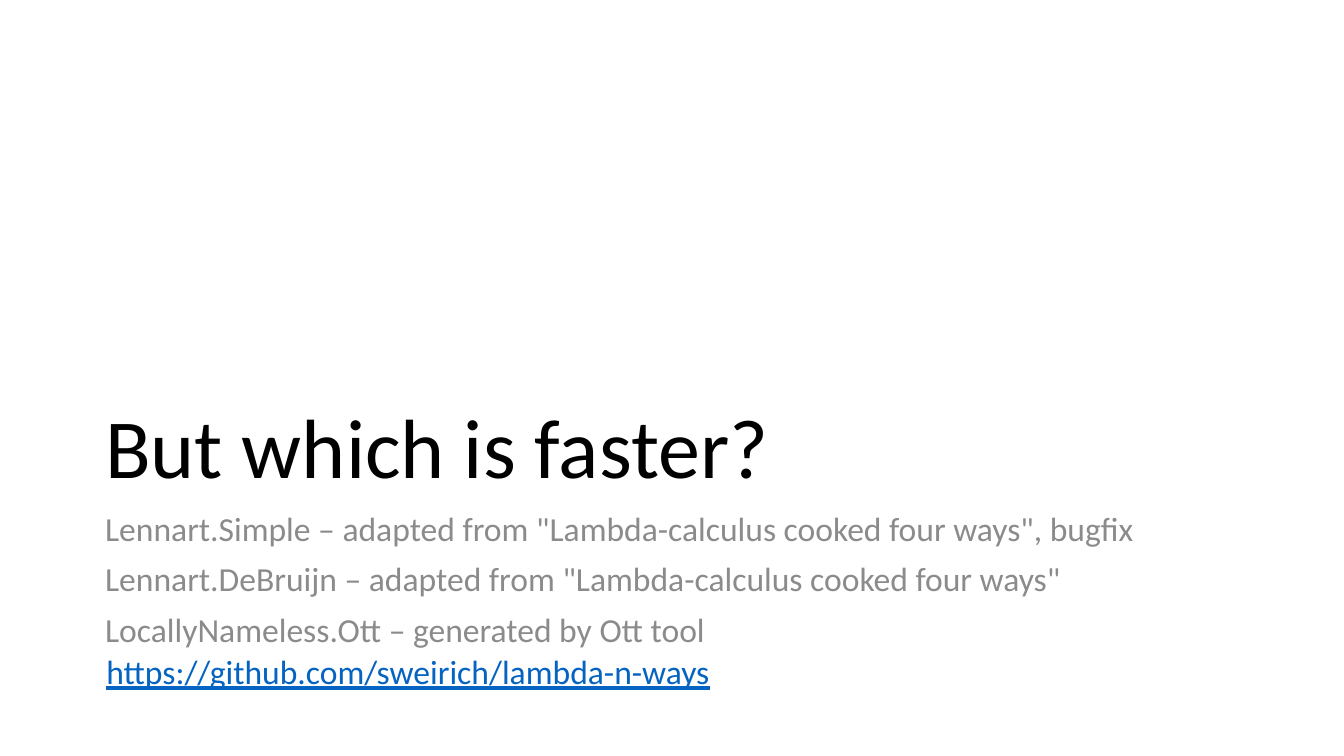
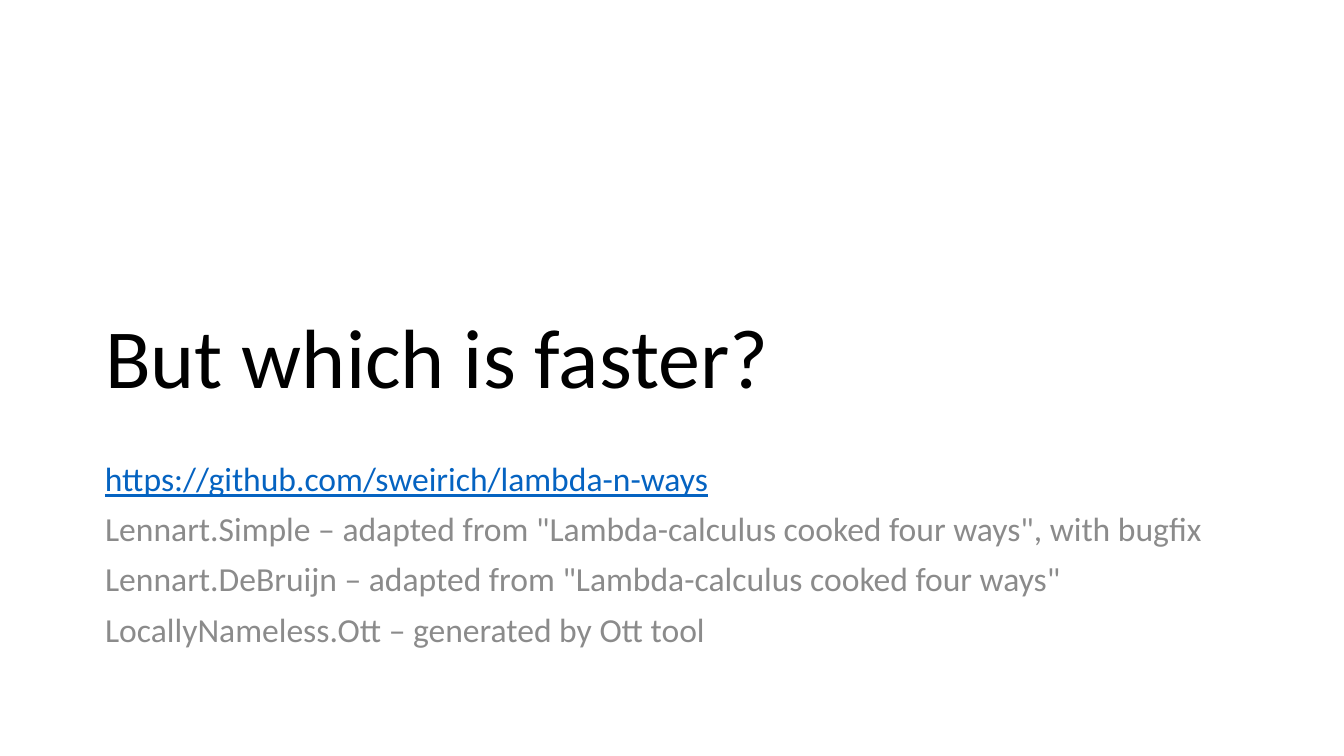
Before and after one commit to sweirich/lambda-n-ways, a slide deck: slide 19 of doc/love-2021.pptx (slide 24 before the commit). Drawn at 1344x756 pixels with LibreOffice and Linux fonts; fonts in the diff are those of the drawing. Boxes give left, top, right and bottom in pixels: in the first picture for what was removed or moved away, otherwise in the second. Text is boxed around its words. In the diff, an @@ line names an element or a change of style, - is before the commit and + after.

```diff
--- a/doc/love-2021.pptx
+++ b/doc/love-2021.pptx
@@ title "But which is faster?": place and size @@
-title "But which is faster?" at <box>105,419,768,479</box>
+title "But which is faster?" at <box>105,329,768,389</box>
@@ text "https://github.com/sweirich/lambda-n-ways": place and size @@
-text "https://github.com/sweirich/lambda-n-ways" at <box>106,660,709,690</box>
+text "https://github.com/sweirich/lambda-n-ways" at <box>105,467,708,497</box>
@@ text at <box>105,518,1201,547</box>: text changed @@
-Lennart.Simple – adapted from "Lambda-calculus cooked four ways", bugfix
+Lennart.Simple – adapted from "Lambda-calculus cooked four ways", with bugfix
```
Also in this commit, not shown: 14 other slides changed, 2 slides added.
